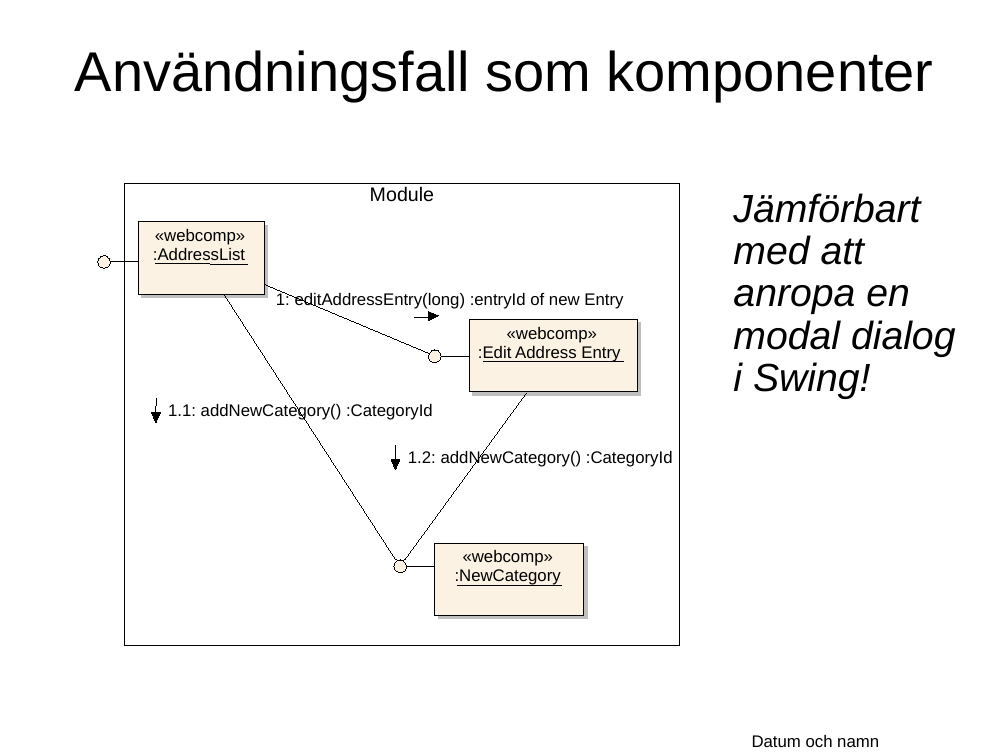
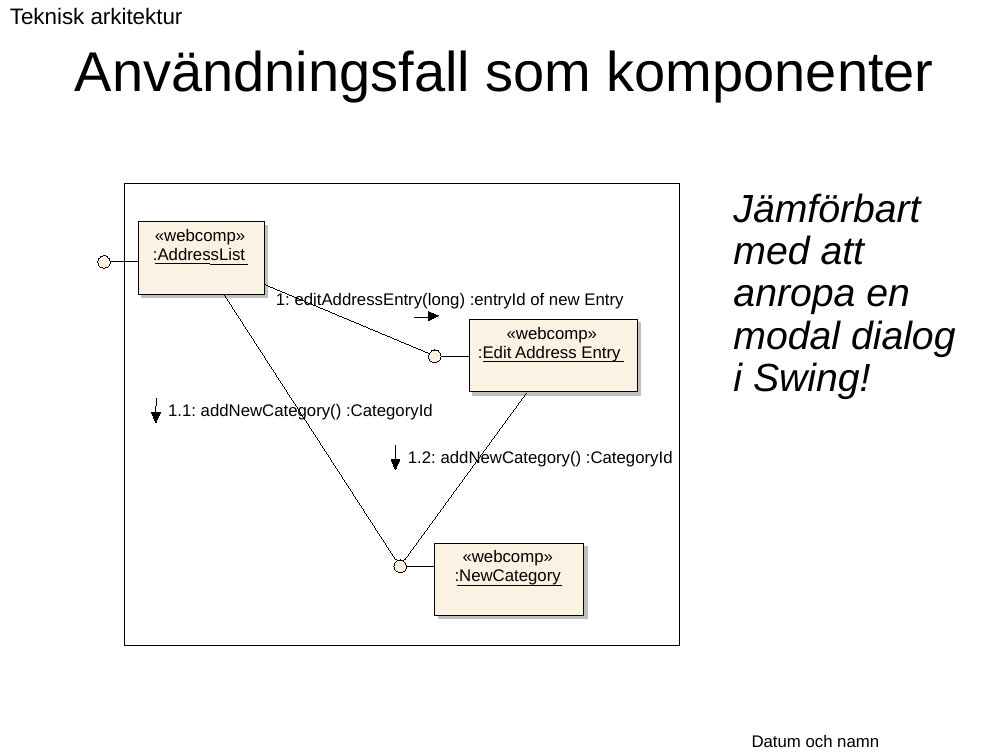
Before and after one commit to Vastra-Gotalandsregionen/oppna-program-hsatools, a slide deck: slide 42 of reference-architecture/Introduktion/Referensarkitektur_oversikt.ppt. Drawn at 1008x756 pixels with LibreOffice and Linux fonts; fonts in the diff are those of the drawing; background and template pictures are left out. Boxes give left, top, right and bottom in pixels: in the first picture for what was removed or moved away, otherwise in the second. Text is boxed around its words. In the diff, an @@ line names an element or a change of style, - is before the commit and + after.

```diff
--- a/reference-architecture/Introduktion/Referensarkitektur_oversikt.ppt
+++ b/reference-architecture/Introduktion/Referensarkitektur_oversikt.ppt
@@ text added at [10, 7, 183, 25], 16 pt, text #000000 @@
+Teknisk arkitektur
@@ text removed at [370, 186, 434, 202] @@
-Module
```
Also in this commit, not shown: 21 other slides changed.
